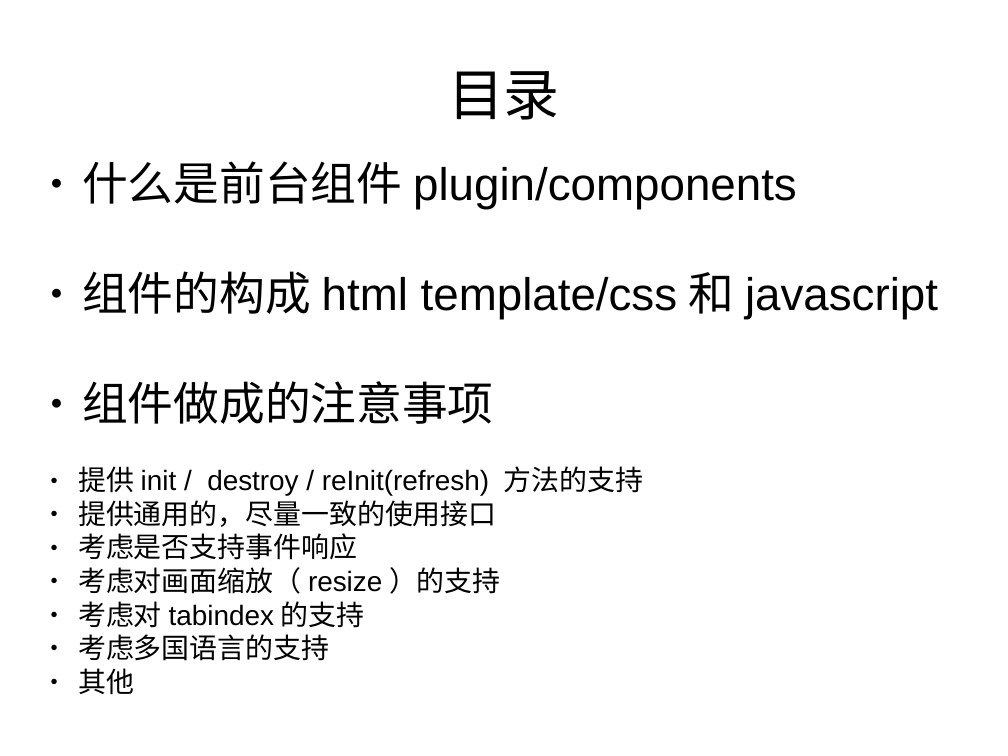
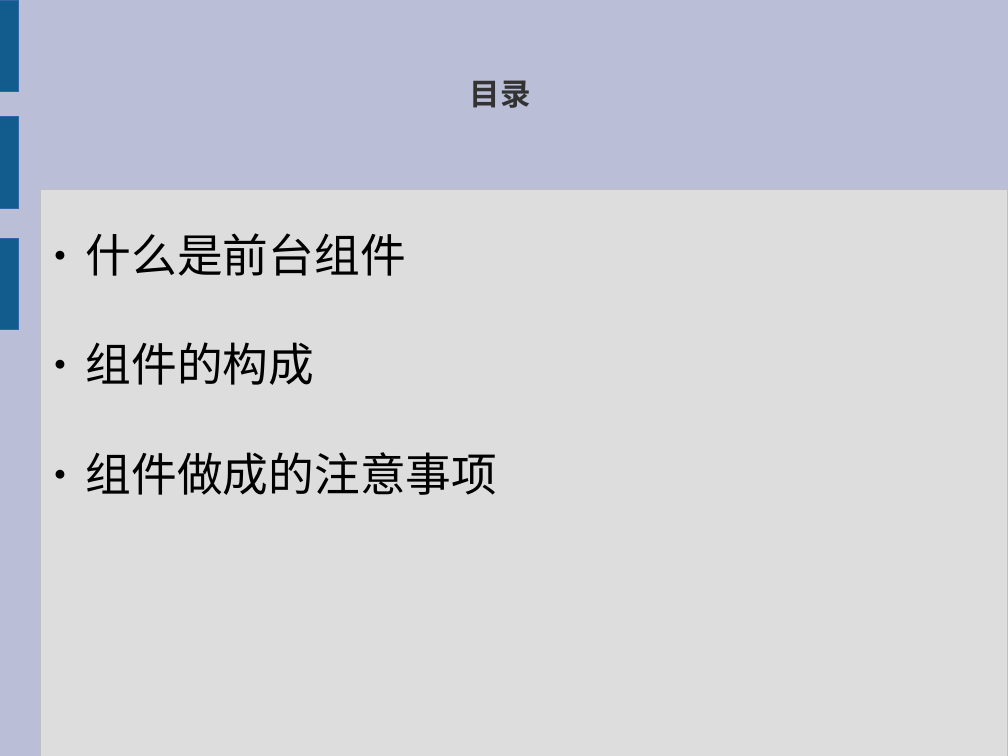
Before and after one commit to xiaoyuan521/jquery_plugin, a slide deck: slide 2 of jquery_plugin.odp (slide 1 before the commit). Drawn at 1008x756 pixels with LibreOffice and Linux fonts; fonts in the diff are those of the drawing. Boxes give left, top, right and bottom in pixels: in the first picture for what was removed or moved away, otherwise in the second. Text is boxed around its words. In the diff, an @@ line names an element or a change of style, - is before the commit and + after.

```diff
--- a/jquery_plugin.odp
+++ b/jquery_plugin.odp
@@ background #FFFFFF to #BABED6 @@
@@ rectangle added at (0,0,18,91), fill #125C8D, outline #3465A4 0 pt @@
@@ title "目录": place and size @@
-title "目录" at (448,71,560,120)
+title "目录" at (470,80,531,108)
@@ title "目录" at (470,80,531,108): size 44 to 24 pt, font Arial to Noto Sans CJK SC, text colour #000000 to #333333, bold on @@
@@ rectangle added at (0,117,18,209), fill #125C8D, outline #3465A4 0 pt @@
@@ rectangle added at (40,189,1008,756), fill #DDDDDD, outline #C0C0C0 0 pt @@
@@ subtitle "什么是前台组件": place and size @@
-subtitle "什么是前台组件" at (78,161,797,695)
+subtitle "什么是前台组件" at (86,233,497,495)
@@ rectangle added at (0,238,18,329), fill #125C8D, outline #3465A4 0 pt @@
@@ subtitle at (86,233,406,385): text changed; font Arial to Noto Sans CJK SC @@
-● 什么是前台组件plugin/components
-● 组件的构成html template/css和javascript
+● 什么是前台组件
+● 组件的构成
@@ subtitle at (78,466,643,695): paragraphs removed @@
-● 提供init / destroy / reInit(refresh) 方法的支持
-● 提供通用的，尽量一致的使用接口
-● 考虑是否支持事件响应
-● 考虑对画面缩放（resize）的支持
-● 考虑对tabindex的支持
-● 考虑多国语言的支持
-● 其他
@@ subtitle at (86,452,497,495): font Arial to Noto Sans CJK SC in "组件做成的注意事项"; indent changed @@
```
Also in this commit, not shown: 14 other slides changed, 4 slides added, 3 slides removed, 1 other file.
